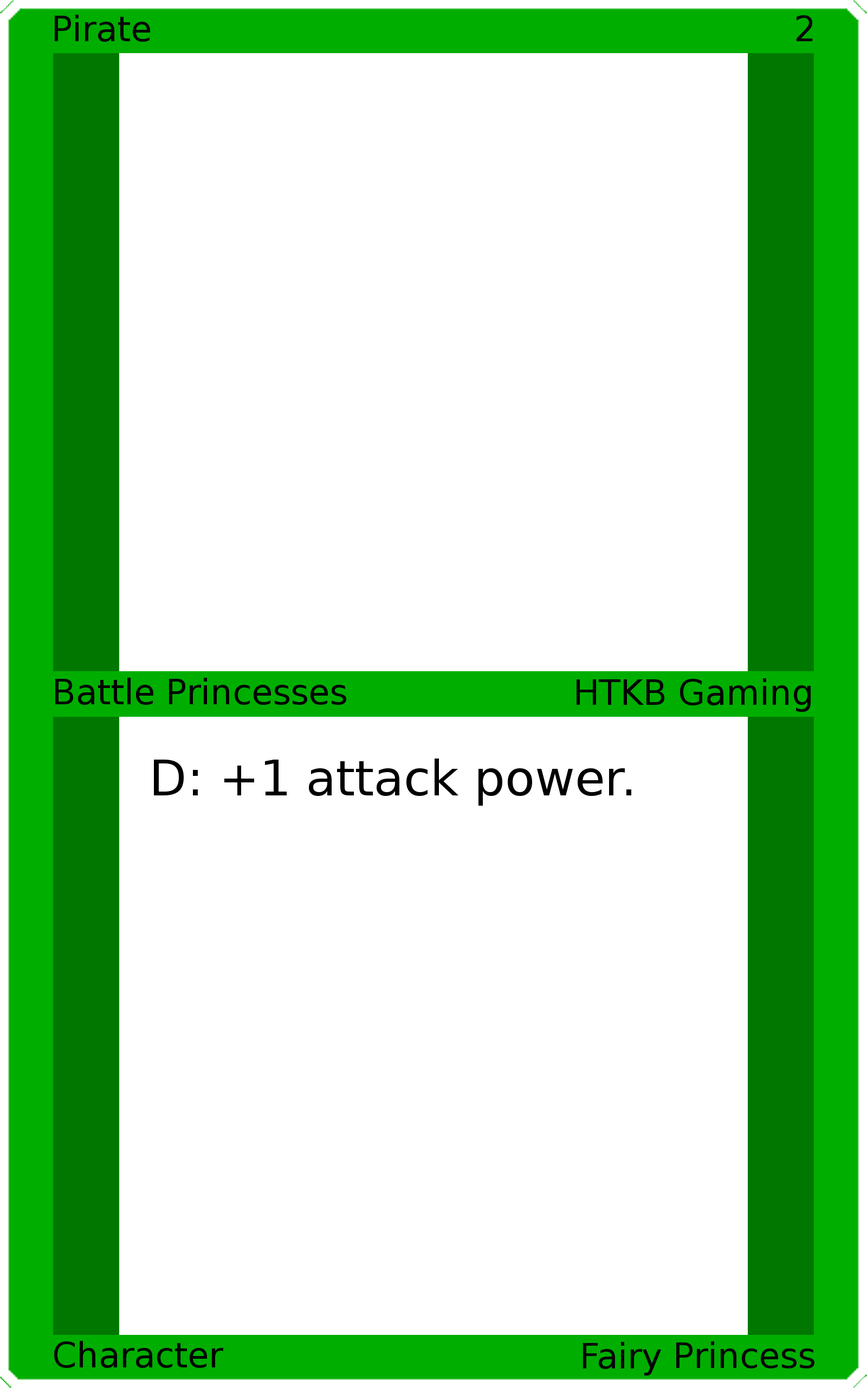
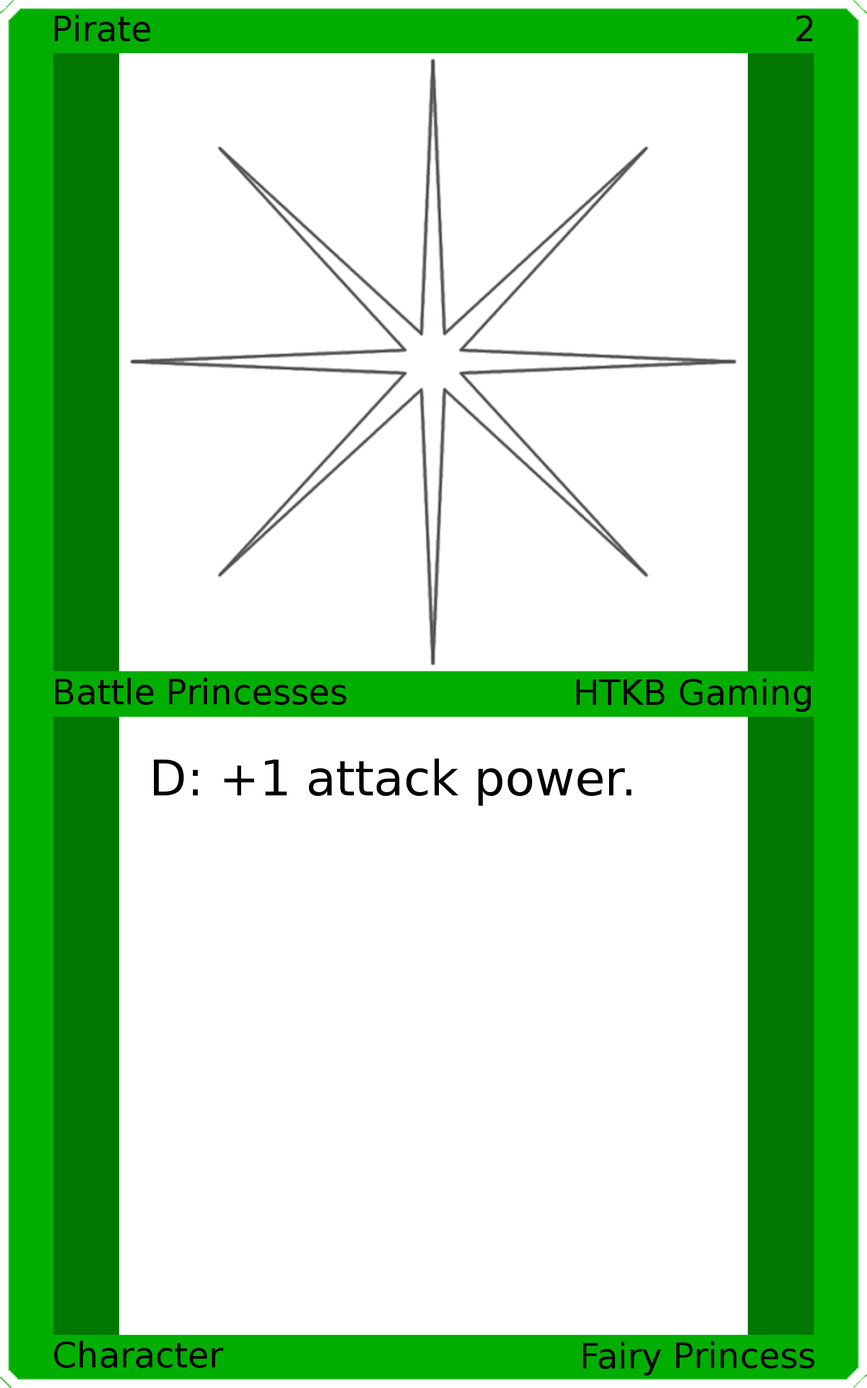
Before/after of a 867px x 1388px layered artwork. What changed in the layer stack:
added layer "Art" above "Top Background" over [129, 57, 738, 666]
